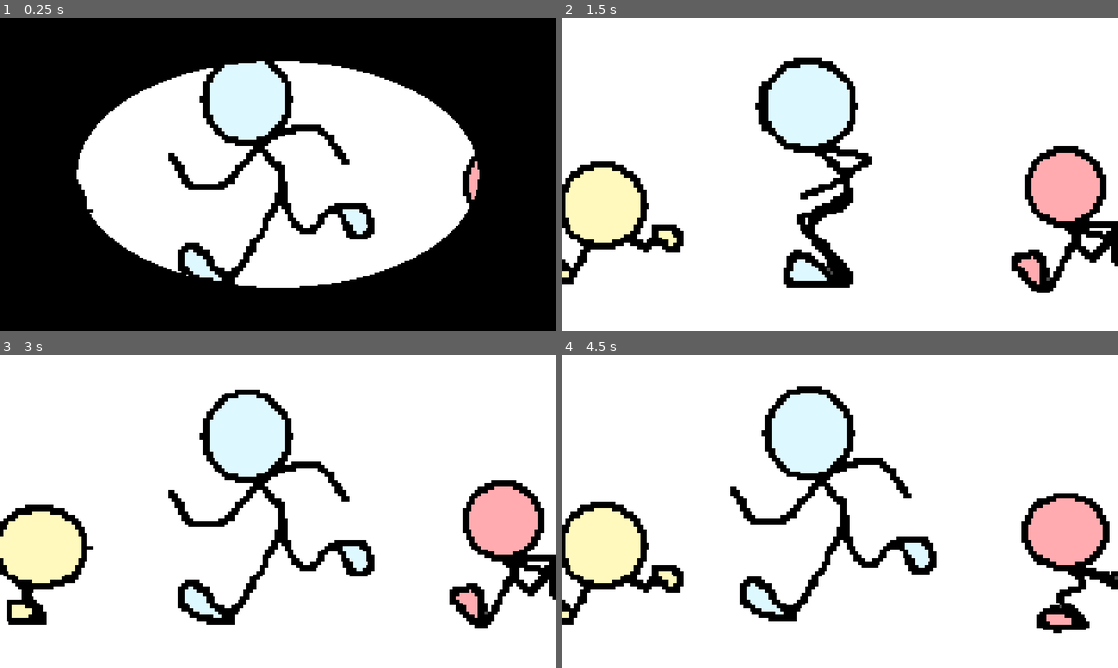
Above: before the commit, frames 1-4 (two rows, left to right).
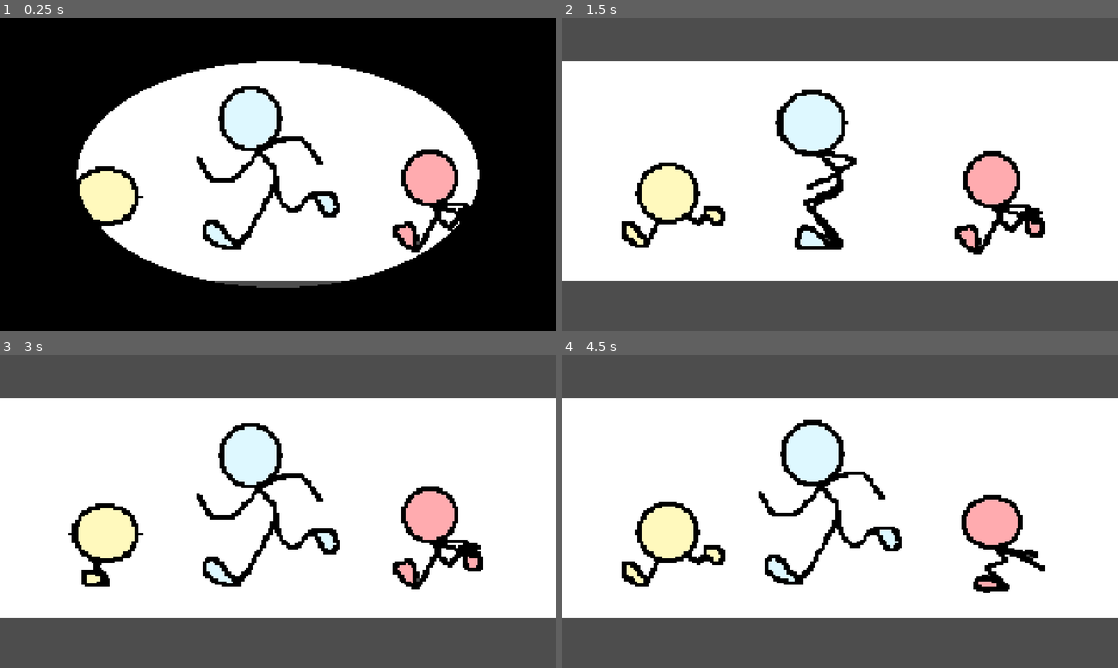
Above: after the commit, the same moments.

Repository: TheTy123456/TSA-TW-REPO
Game: Godot game, scene res://Cutscenes/TestCutscene/Scene/cutscene.tscn
Same seed, same stepped clock (60 frames per second), same inputs: the game is played once before the commit and once after it.
Inputs:
- Up to frame 1 (0.25 s): no input
- Up to frame 2 (1.5 s): hold Right (move_right) 0.53-1.28 s; hold Shift (sprint) 0.53-1.28 s; hold S (move_down) from 1.28 s (still down); tap Shift (sprint) at 1.35 s
- Up to frame 3 (3 s): release S (move_down) at 2.03 s; hold Right (move_right) 2.03-2.78 s; hold Shift (sprint) 2.03-2.78 s; hold W (move_up) from 2.78 s (still down); tap Shift (sprint) at 2.85 s
- Up to frame 4 (4.5 s): release W (move_up) at 3.53 s; hold Shift (sprint) 3.53-4.28 s; hold A (move_left) from 3.53 s (still down); tap Shift (sprint) at 4.35 s

The runs differ from the first frame. In frame 1, 11% of the frame differs, in the area x 14-87%, y 13-87%; in frame 2, 48%; in frame 3, 50%, in the area x 0-100%, y 0-100%; in frame 4, 49%.

Commit message:
Added music, Warioware, not actual song

Diff:
--- a/the-stickman-adventure--tech-war-ylp/Cutscenes/TestCutscene/Scene/cutscene.tscn
+++ b/the-stickman-adventure--tech-war-ylp/Cutscenes/TestCutscene/Scene/cutscene.tscn
@@ -45,6 +45,7 @@
 }
 
 [node name="Cutscenes" type="Node2D" unique_id=1047156857]
+scale = Vector2(0.7, 0.7)
 script = ExtResource("1_0ts5c")
 next_level = "uid://y7a762ler2ku"
 
@@ -56,6 +57,24 @@
 texture = ExtResource("2_whhub")
 
 [node name="Transitions" parent="." unique_id=1135095852 instance=ExtResource("5_0gqst")]
+follow_viewport_enabled = true
+
+[node name="FadeTrans" parent="Transitions" index="0" unique_id=250184087]
+offset_right = 71180.0
+offset_bottom = 52667.0
+
+[node name="CircleTrans" parent="Transitions" index="1" unique_id=2036349607]
+anchors_preset = 0
+anchor_left = 0.0
+anchor_top = 0.0
+anchor_right = 0.0
+anchor_bottom = 0.0
+offset_left = 0.0
+offset_top = 0.0
+offset_right = 52123.0
+offset_bottom = 35259.0
+grow_horizontal = 1
+grow_vertical = 1
 
 [connection signal="animation_finished" from="AnimationPlayer" to="." method="_on_animation_player_animation_finished"]
 
--- a/the-stickman-adventure--tech-war-ylp/Cutscenes/TestCutscene/Scripts/cutscene.gd
+++ b/the-stickman-adventure--tech-war-ylp/Cutscenes/TestCutscene/Scripts/cutscene.gd
@@ -59,7 +59,7 @@
 		return
 
 	# Put the Sprite2D in the center of the viewport.
-	cutscene_sprite.position = viewport_size * 0.5
+	cutscene_sprite.position = viewport_size * 0.7
 
 	if not fit_sprite_to_viewport:
 		return
--- a/the-stickman-adventure--tech-war-ylp/Levels/Scenes/test_level.tscn
+++ b/the-stickman-adventure--tech-war-ylp/Levels/Scenes/test_level.tscn
@@ -8,6 +8,7 @@
 [ext_resource type="PackedScene" uid="uid://cws1ithn2s6tq" path="res://UI Mechanics/Text/text.tscn" id="6_agw3v"]
 [ext_resource type="PackedScene" uid="uid://dj645l5bmvsre" path="res://Mechanics/Scenes/rail.tscn" id="7_3qix0"]
 [ext_resource type="PackedScene" uid="uid://ccjbpwt4m3p1g" path="res://Mechanics/Scenes/rail_2_test_level.tscn" id="8_wtpou"]
+[ext_resource type="AudioStream" uid="uid://cw2n4vacw2fnf" path="res://8-1-27.mp3" id="9_kmo6j"]
 
 [sub_resource type="TileSetAtlasSource" id="TileSetAtlasSource_1c2mv"]
 texture = ExtResource("2_agw3v")
@@ -64,9 +65,9 @@
 position = Vector2(215, 2404)
 shape = SubResource("RectangleShape2D_wtpou")
 
+[node name="Instructions" parent="." unique_id=1816361871 instance=ExtResource("6_agw3v")]
+
 [node name="Transitions" parent="." unique_id=938060551 instance=ExtResource("5_kmo6j")]
-
-[node name="Instructions" parent="." unique_id=1816361871 instance=ExtResource("6_agw3v")]
 
 [node name="Rail" parent="." unique_id=795965899 instance=ExtResource("7_3qix0")]
 position = Vector2(-2173, -699)
@@ -87,6 +88,10 @@
 [node name="CollisionPolygon2D" parent="Rail2/Area2D" parent_id_path=PackedInt32Array(1340059472, 1458223653) index="0" unique_id=1339632946]
 polygon = PackedVector2Array(319, -672, 647, -839, 1699, -579, 2627, -700, 2767, -756, 2267, -687, 1557, -697, 560, -99 …(324 unchanged characters)…
 
+[node name="AudioStreamPlayer" type="AudioStreamPlayer" parent="." unique_id=1047654280]
+stream = ExtResource("9_kmo6j")
+autoplay = true
+
 [connection signal="body_entered" from="FallDeathArea" to="Stick" method="_on_fall_death_area_body_entered"]
 
 [editable path="Rail2"]
Not shown, added: the-stickman-adventure--tech-war-ylp/8-1-27.mp3.import
Not shown, added: the-stickman-adventure--tech-war-ylp/8-1-27.mp3
